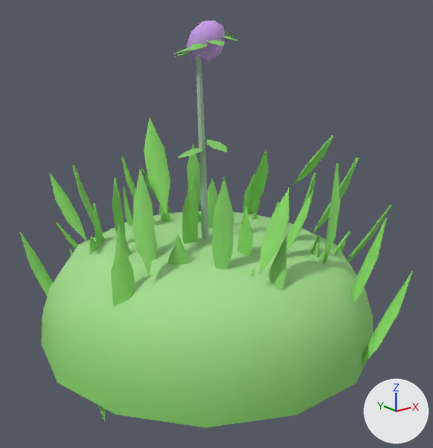
The glTF model web-forest/public/model/species/streblotrichum-convolutum.glb, before and after one commit.
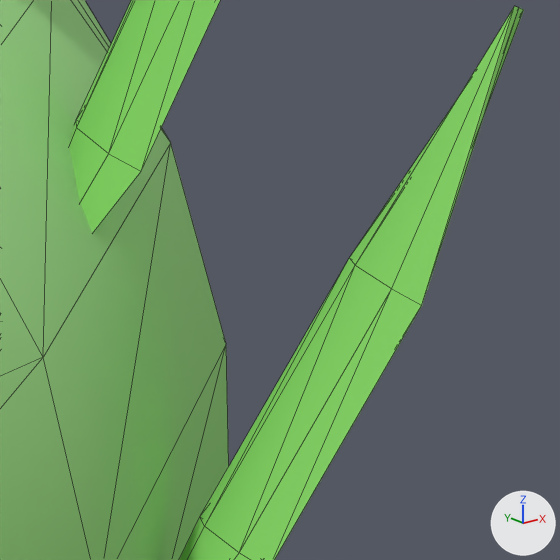
The first picture shows the older version from a 50 mm camera at (-0.388, -0.5, 0.325) aimed at (0.001, -0.012, 0.13). The close-ups show the older and then the newer version on the part from 79% to 97% of the width and 60% to 77% of the height of that picture. Only the edits that show in the close-ups are written down. Lighting does not change. The marker at lower right points along +X, +Y and +Z. The close-ups show mesh edges as thin lines. Where no turn or scale is listed for an object, it has been applied to the vertices. Vertices at exactly the same position are counted once.

In view in the first close-up: 'cushion', 'p3', 'p9'.
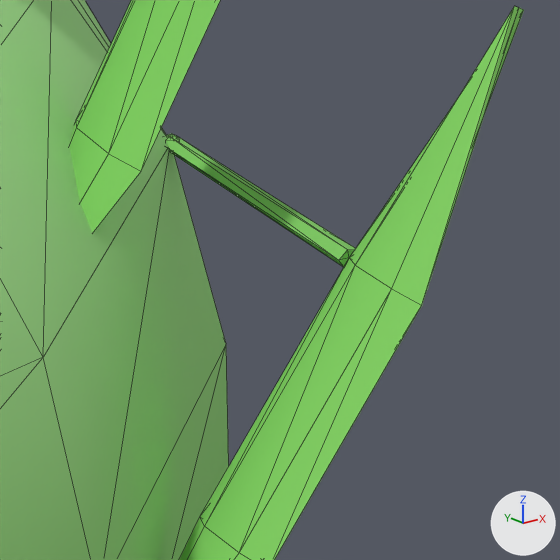
Where the change shows, as pixel boxes (x1, y1, x2, y2) in the close-ups (560 x 560 px):
```json
{"object": "p3", "change": "reshaped", "before": [179, 6, 524, 560], "after": [166, 6, 524, 560]}
{"part": 1, "of": "me_mesh_4", "change": "added", "after": [166, 134, 179, 142]}
{"part": 2, "of": "me_mesh_4", "change": "added", "after": [167, 137, 356, 267], "on screen": "green"}
```

Edits to the scene script, one JSON object a line:
```json
{"block": "me_mesh_4", "where": "# used by ob_p3; location = (0.0, 0.0027, -0.0073)"}
{"op": "remove", "block": "me_mesh_4", "code": "me_mesh_4.from_pydata(...)  # 38 vertices, 60 faces; spans x -0.116..0.115, y -0.19..0.108, z 0.0..0.109"}
{"op": "add", "block": "me_mesh_4", "code": "me_mesh_4.from_pydata(...)  # 63 vertices, 104 faces; spans x -0.116..0.115, y -0.19..0.108, z 0.0..0.109"}
{"block": "me_mesh_4", "change": "me_mesh_4 part 1: a new loose piece, a UV sphere (6 segments, 3 rings, poles along z) spanning x 0.107..0.1095, y -0.1383..-0.1361, z 0.0716..0.0745, in mat_flat"}
{"block": "me_mesh_4", "change": "me_mesh_4 part 2"}
{"block": "me_mesh_4", "change": "11 vertices are added at x 0.098..0.109, y -0.175..-0.137, z 0.069..0.074"}
{"block": "me_mesh_4", "change": "20 new faces join them"}
```
